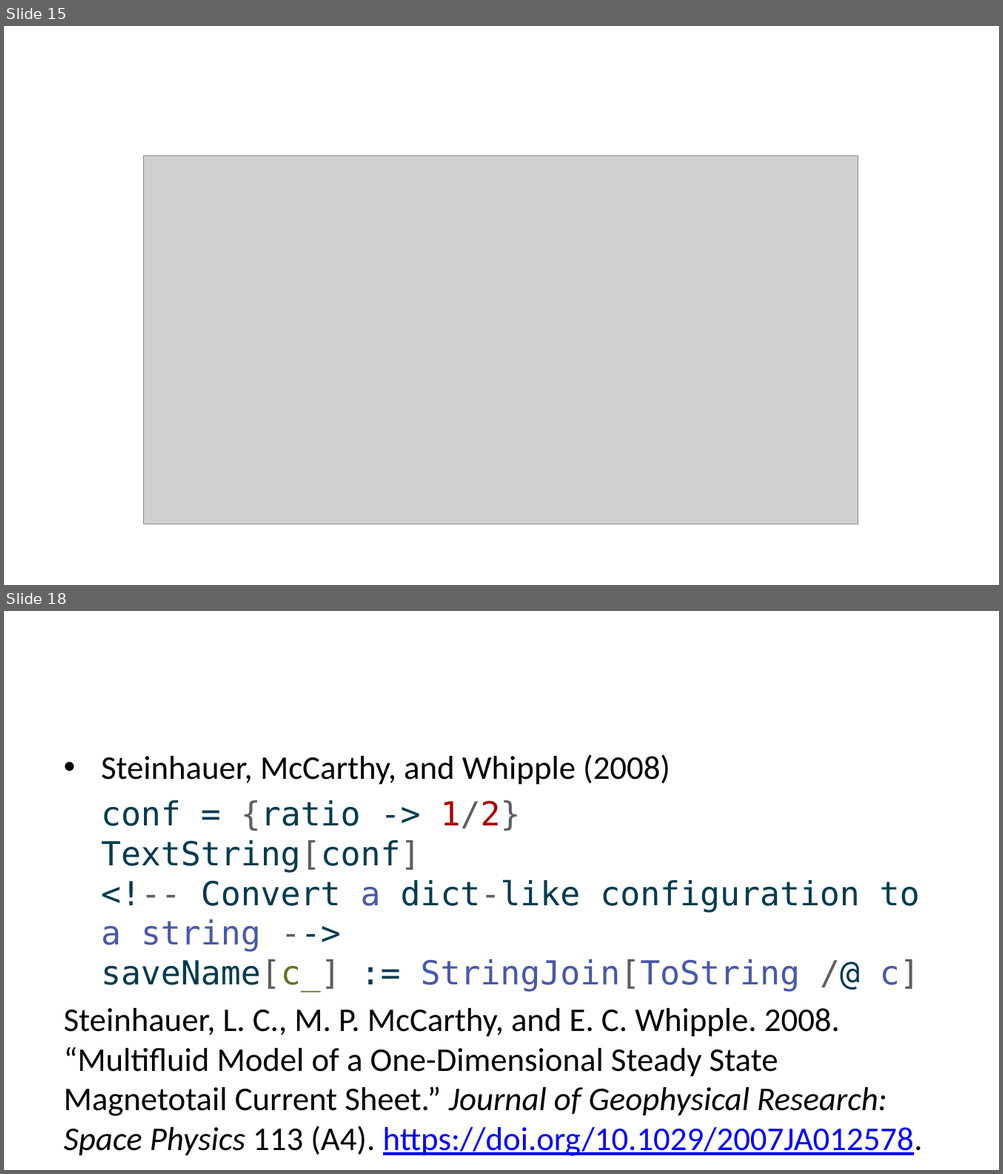
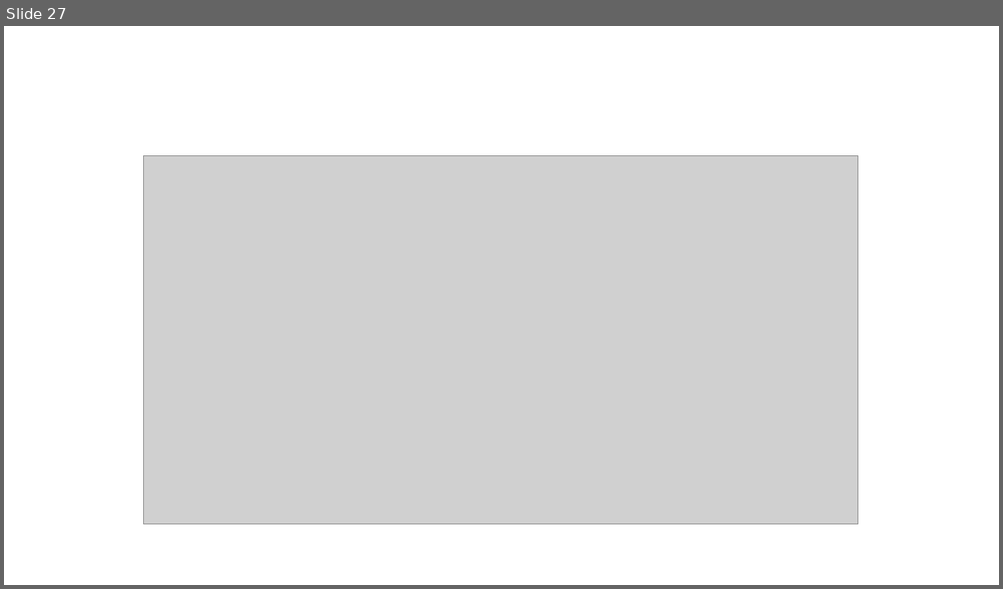
Before and after one commit to Beforerr/cs_theory, a slide deck: presentations/index.pptx. Shown one above the other, each under a label of ours: slides 15 and 18 before the commit, slide 27 after it; the slides between them are not shown. The pictures are 1003x1174 and 1003x589 pixels, drawn with LibreOffice and Linux fonts; fonts in the diff are those of the drawing; grey boxes stand for pictures. Boxes give left, top, right and bottom in pixels: in the first picture for what was removed or moved away, otherwise in the second. Text is boxed around its words. In the diff, an @@ line names an element or a change of style, - is before the commit and + after.

```diff
--- a/presentations/index.pptx
+++ b/presentations/index.pptx
@@ slide 18 removed at (4,611,999,1170), background #FFFFFF @@
@@ text removed at (64,755,922,1156) @@
-• Steinhauer, McCarthy, and Whipple (2008)
-conf = {ratio -> 1/2}
-TextString[conf]
-<!-- Convert a dict-like configuration to a string -->
-saveName[c_] := StringJoin[ToString /@ c]
-Steinhauer, L. C., M. P. McCarthy, and E. C. Whipple. 2008. “Multifluid Model of a One-Dimensional Steady State Magnetotail Current Sheet.” Journal of Geophysical Research: Space Physics 113 (A4). https://doi.org/10.1029/2007JA012578.
@@ what was slide 15 is now slide 27 @@
```
Also in this commit, not shown: 6 slides changed, 21 slides added, 3 other slides removed, 4 other files.
